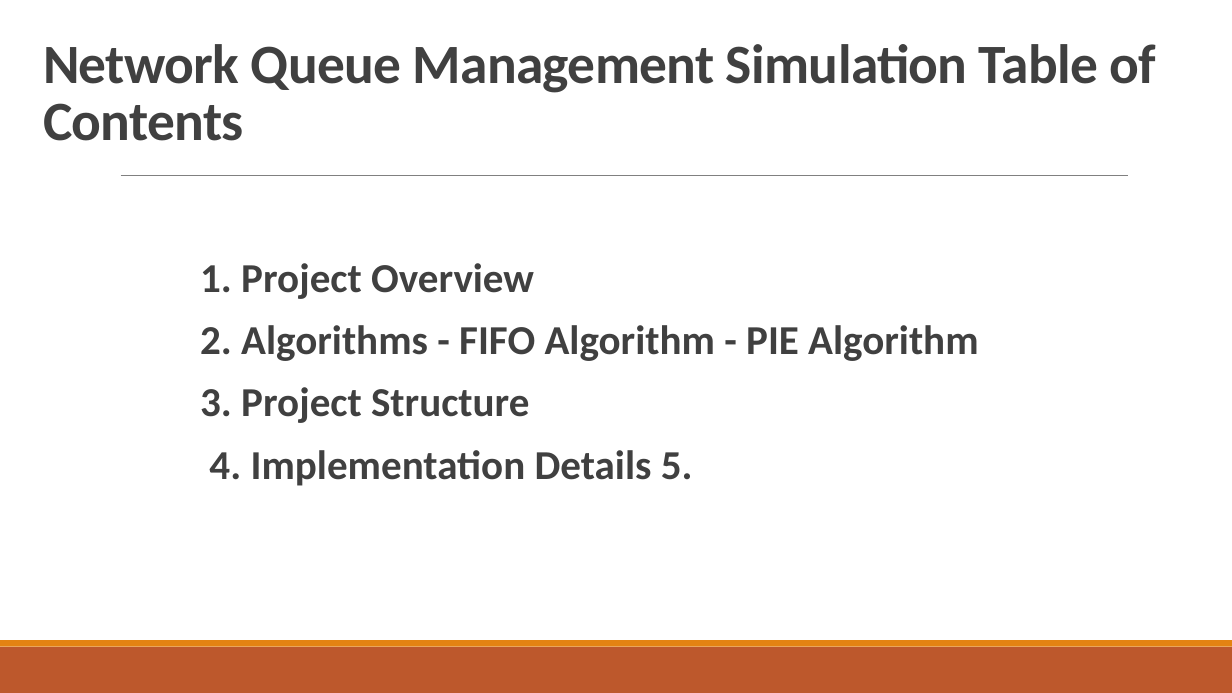
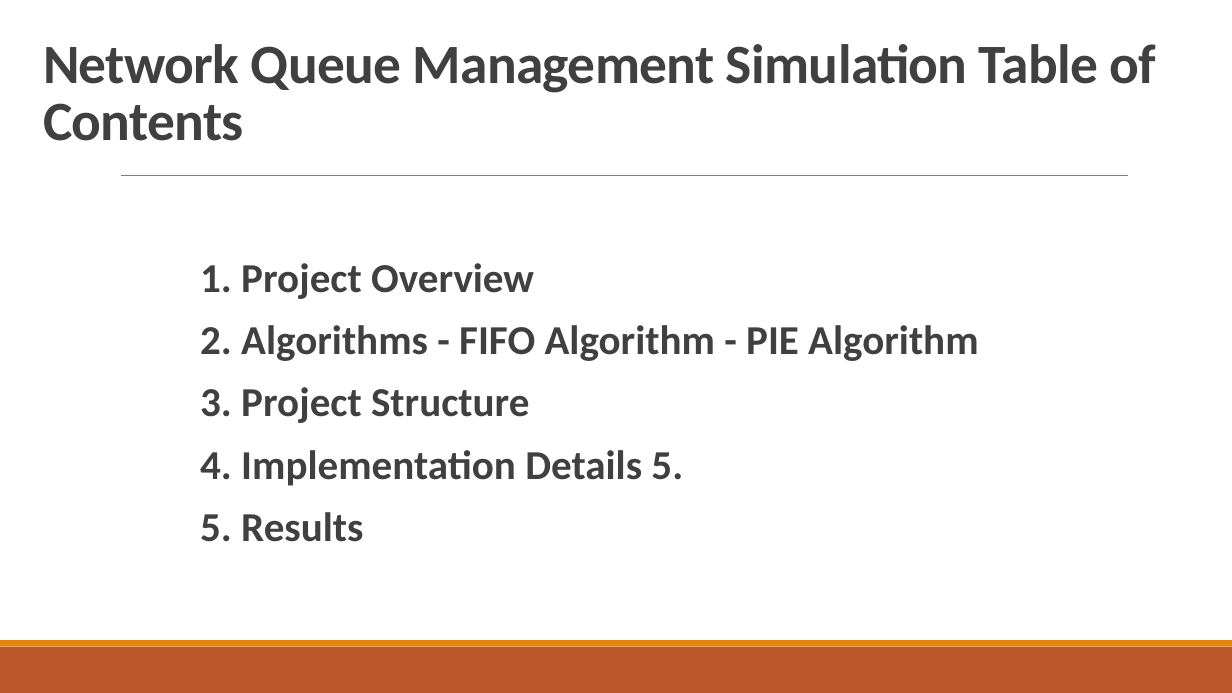
Before and after one commit to Thanoon12k/ROUTER-AQM-FIFO-CODEL-PIE-comparison, a slide deck: slide 2 of PIE.pptx. Drawn at 1232x693 pixels with LibreOffice and Linux fonts; fonts in the diff are those of the drawing. Boxes give left, top, right and bottom in pixels: in the first picture for what was removed or moved away, otherwise in the second. Text is boxed around its words. In the diff, an @@ line names an element or a change of style, - is before the commit and + after.

```diff
--- a/PIE.pptx
+++ b/PIE.pptx
@@ text at <box>200,512,363,542</box>: paragraph added @@
+5. Results
```
Also in this commit, not shown: 13 other slides changed, 4 slides added, 6 slides removed, 16 other files.
